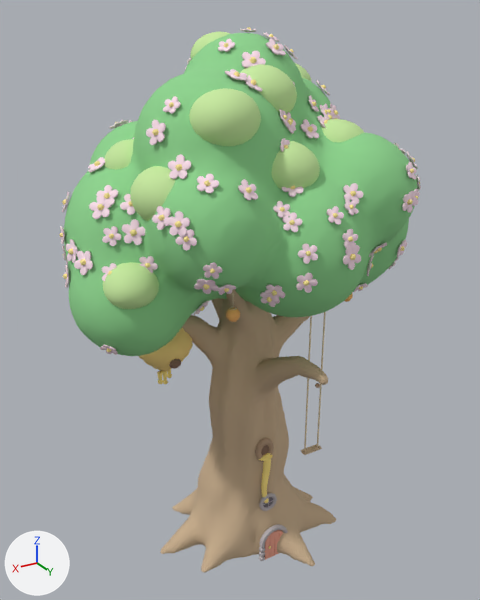
Two versions of the OBJ model assets/meshes/HoneyOak.obj, one commit apart.
Rendered twice from a 50 mm lens placed at (38.8, 63.2, 66.0), pointed at (-0.3, -2.1, 33.3). Lighting does not change. The marker at lower left points along +X, +Y and +Z. The older version comes first. Where no turn or scale is listed for an object, it has been applied to the vertices. Vertices at exactly the same position are counted once.

In view in the first picture: 'Blossoms', 'Hive', 'Leaves', 'LeavesLight', 'Pollen', 'Trunk' and 8 more.
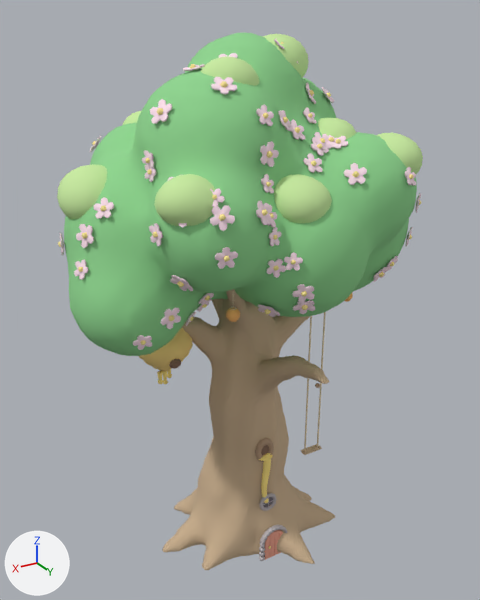
Location of each change, [x1, y1, x2, y2] in pixels of the pictures (480 x 600 px; the box of a moved part takes in the faces that stretch with it):
'LeavesLight', reshaped: before [103, 31, 365, 309]; after [57, 34, 423, 227]
'Blossoms', reshaped: before [60, 28, 421, 355]; after [59, 38, 421, 350]
'Pollen', reshaped: before [59, 27, 420, 549]; after [58, 42, 422, 549]
part 1 of me_blossoms, deleted: before [62, 28, 421, 355]
part 2 of me_blossoms, built on: before [60, 45, 399, 279]; after [59, 38, 421, 350]
part 3 of me_leaveslight, moved or reshaped (not visible afterwards): before [295, 63, 312, 82]
part 4 of me_leaveslight, moved or reshaped (not visible before): after [318, 118, 357, 139]
part 5 of me_leaveslight, moved or reshaped: before [130, 166, 175, 221]; after [201, 56, 259, 86]
part 6 of me_leaveslight, moved or reshaped: before [272, 141, 320, 189]; after [154, 174, 216, 227]
part 7 of me_leaveslight, moved or reshaped: before [103, 262, 159, 309]; after [57, 164, 107, 219]
part 8 of me_leaveslight, moved or reshaped (not visible afterwards): before [322, 119, 365, 142]
part 9 of me_leaveslight, moved or reshaped (mostly hidden afterwards): before [104, 139, 134, 170]; after [123, 111, 141, 125]
part 10 of me_leaveslight, added (green): after [377, 133, 423, 174]
part 11 of me_leaveslight, added (green): after [274, 174, 332, 223]
part 12 of me_leaveslight, added (green): after [262, 34, 309, 78]
part 13 of me_leaveslight, deleted (green): before [189, 31, 297, 146]
part 14 of me_pollen, moved or reshaped: before [80, 259, 86, 265]; after [81, 232, 88, 239]
part 15 of me_pollen, moved or reshaped: before [152, 129, 159, 136]; after [147, 169, 152, 174]
part 16 of me_pollen, moved or reshaped: before [158, 215, 165, 221]; after [152, 232, 158, 238]
part 17 of me_pollen, deleted: before [63, 27, 420, 352]
part 18 of me_pollen, built on: before [97, 204, 104, 210]; after [78, 42, 422, 345]

The change, as a list of edits to the scene's bpy script:
```text
Change me_blossoms:
    remove me_blossoms.from_pydata(...)  # 7130 vertices, 13800 faces; spans x -21.9..21.5, y -18.1..16.6, z 33.3..64.6
    add me_blossoms.from_pydata(...)  # 3360 vertices, 6400 faces; spans x -20.8..21.1, y -19.3..15.7, z 35.0..63.7
    me_blossoms part 1: 97 loose pieces with 6014 vertices, spanning x -21.9..21.5, y -17.9..16.6, z 33.3..64.6, are deleted
    me_blossoms part 2: 9 vertices moved within x -17.0..20.7, y -2.9..9.9, z 37.4..57.4; 1090 vertices removed from x -20.8..20.9, y -18.1..15.9, z 37.1..63.0; 3334 vertices added at x -20.8..21.1, y -19.3..15.7, z 35.0..63.7
Change me_leaveslight:
    remove me_leaveslight.from_pydata(...)  # 2592 vertices, 5120 faces; spans x -21.2..19.5, y -18.6..12.0, z 39.0..64.3
    add me_leaveslight.from_pydata(...)  # 1944 vertices, 3840 faces; spans x -23.0..20.8, y -14.8..14.5, z 37.5..64.1
    me_leaveslight part 3: the loose piece of 162 vertices spanning x -11.2..-4.3, y -8.1..-1.4, z 55.5..61.1 is scaled about its middle by 0.828, then moved by (5.0, -7.3, -7.2)
    me_leaveslight part 4: the loose piece of 162 vertices spanning x -17.1..-10.5, y 2.0..8.4, z 47.5..52.6 is scaled about its middle by 1.04, then moved by (6.9, 0.1, 3.1)
    me_leaveslight part 5: the loose piece of 162 vertices spanning x 9.1..16.3, y 2.8..9.8, z 47.2..53.1 is scaled about its middle by 0.837, then moved by (-8.1, -2.4, 9.6)
    me_leaveslight part 6: the loose piece of 162 vertices spanning x -2.4..4.5, y 5.5..12.0, z 49.2..54.6 is scaled about its middle by 0.902, then moved by (11.6, 1.7, -1.5)
    me_leaveslight part 7: the loose piece of 162 vertices spanning x 13.7..19.5, y 2.3..8.2, z 39.0..43.9 is scaled about its middle by 1.26, then moved by (0.6, -7.6, 7.4)
    me_leaveslight part 8: the loose piece of 162 vertices spanning x -11.1..-4.6, y 2.7..9.1, z 50.6..55.7 is scaled about its middle by 0.954, then moved by (-4.5, -6.9, -1.1)
    me_leaveslight part 9: the loose piece of 162 vertices spanning x 9.7..15.8, y -4.9..1.2, z 49.2..54.2 is scaled about its middle by 0.967, then moved by (-5.5, -9.1, 1.6)
    me_leaveslight part 10: a new loose piece of 162 vertices spanning x -15.7..-8.9, y 6.2..12.9, z 48.9..54.3, in mat_leaveslight (green #caeca2)
    me_leaveslight part 11: a new loose piece of 162 vertices spanning x -2.2..4.1, y 8.0..14.5, z 46.5..51.6, in mat_leaveslight (green #caeca2)
    me_leaveslight part 12: a new loose piece of 162 vertices spanning x -7.2..0.2, y -3.6..3.6, z 58.3..64.1, in mat_leaveslight (green #caeca2)
    me_leaveslight part 13: 7 loose pieces with 1134 vertices, spanning x -21.2..11.2, y -17.0..11.5, z 39.8..64.3, are deleted
    other edits to the shape of me_leaveslight do not show in these pictures
Change me_pollen:
    remove me_pollen.from_pydata(...)  # 1422 vertices, 2380 faces; spans x -21.6..21.5, y -17.6..16.6, z 1.7..64.7
    add me_pollen.from_pydata(...)  # 1002 vertices, 1680 faces; spans x -20.7..20.8, y -19.0..15.3, z 1.7..63.3
    me_pollen part 14: the loose piece of 12 vertices spanning x 20.0..20.6, y 2.0..2.6, z 43.2..43.8 is moved by (-0.5, -0.4, 2.6)
    me_pollen part 15: the loose piece of 12 vertices spanning x 13.1..13.7, y 5.4..6.0, z 55.7..56.3 is moved by (0.7, -0.3, -3.6)
    me_pollen part 16: the loose piece of 12 vertices spanning x 14.9..15.4, y 9.8..10.4, z 49.0..49.5 is moved by (0.4, -0.6, -1.7)
    me_pollen part 17: 84 loose pieces with 1008 vertices, spanning x -21.6..21.5, y -17.6..16.6, z 33.8..64.7, are deleted
    me_pollen part 18: 11 vertices removed from x 17.8..18.4, y 2.1..2.7, z 48.5..49.1; 527 vertices added at x -20.4..20.8, y 2.0..15.3, z 35.7..63.3
    other edits to the shape of me_pollen do not show in these pictures
```
